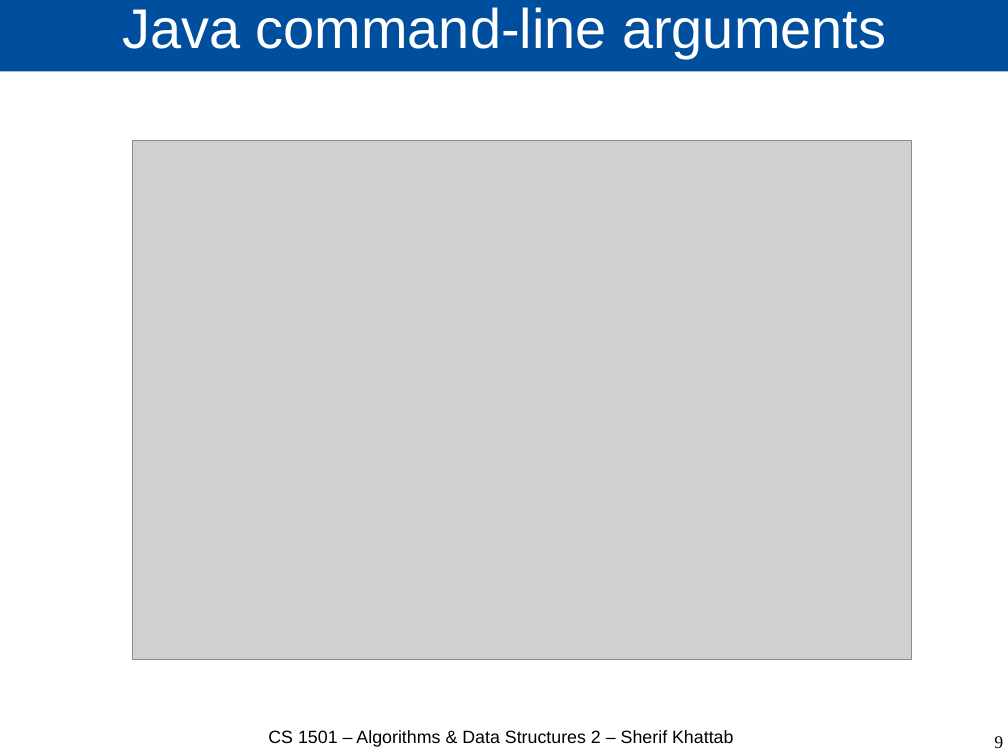
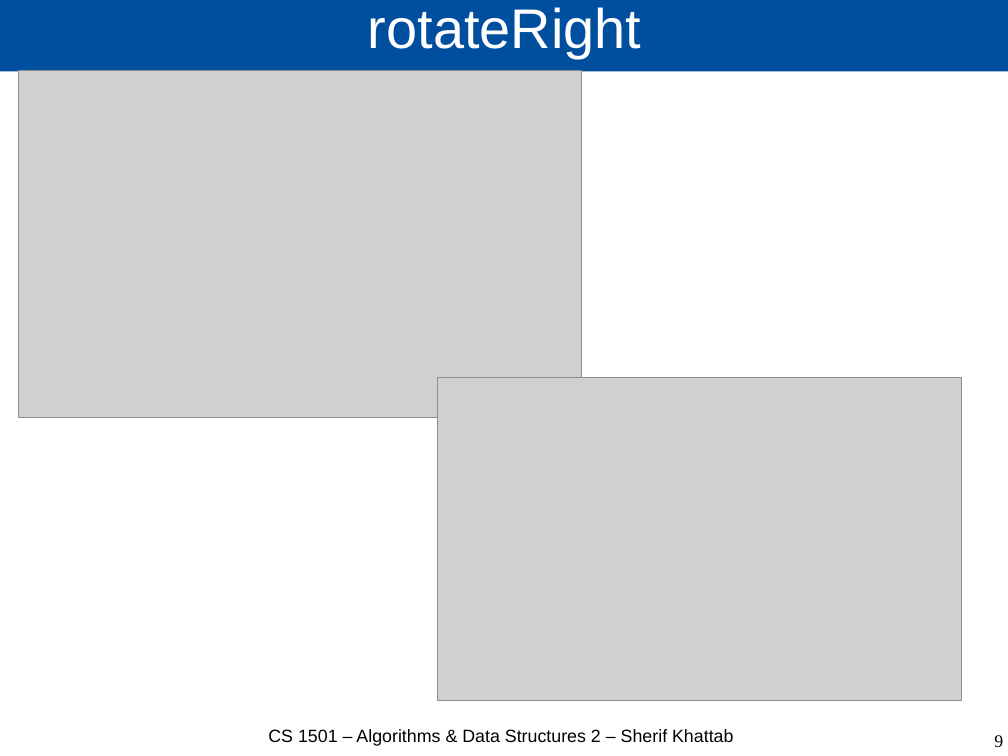
Before and after one commit to cs1501-2224/handouts, a slide deck: slide 9 of DraftSlides/Lecture7.pptx. Drawn at 1008x756 pixels with LibreOffice and Linux fonts; fonts in the diff are those of the drawing; grey boxes stand for pictures. Boxes give left, top, right and bottom in pixels: in the first picture for what was removed or moved away, otherwise in the second. Text is boxed around its words. In the diff, an @@ line names an element or a change of style, - is before the commit and + after.

```diff
--- a/DraftSlides/Lecture7.pptx
+++ b/DraftSlides/Lecture7.pptx
@@ title at (x1=368, y1=7, x2=641, y2=58): text changed @@
-Java command-line arguments
+rotateRight
@@ picture added at (x1=18, y1=70, x2=581, y2=417) @@
@@ picture removed at (x1=133, y1=141, x2=911, y2=660) @@
@@ picture added at (x1=438, y1=379, x2=962, y2=702) @@
```
Also in this commit, not shown: 8 other slides changed, 6 slides added, 1 slide removed, 8 other files.
